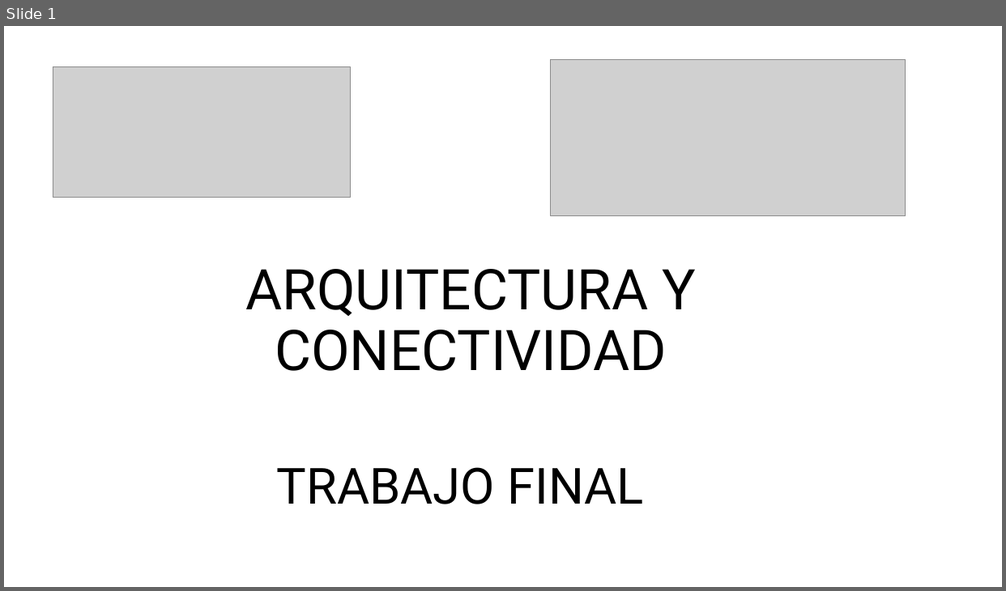
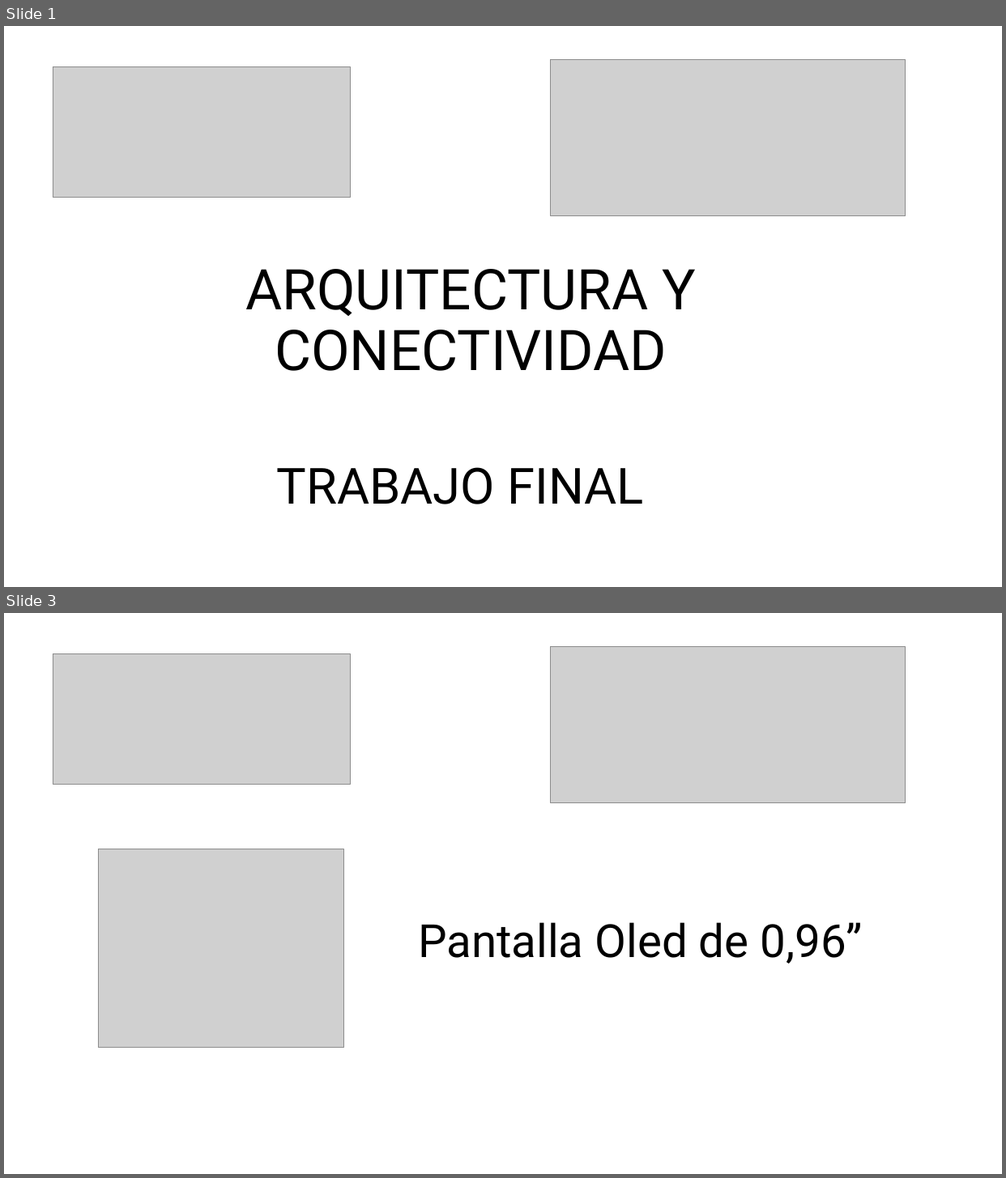
Before and after one commit to ISPC-TST-ARQUITECTURA-Y-CONECTIVIDAD/tareafinal-grupo-6, a slide deck: Presentación/Grupo4_PF.pptx. Shown one above the other, each under a label of ours: slide 1 before the commit, slides 1 and 3 after it; the slides between them are not shown. The pictures are 1006x591 and 1006x1178 pixels, drawn with LibreOffice and Linux fonts; fonts in the diff are those of the drawing; grey boxes stand for pictures. Boxes give left, top, right and bottom in pixels: in the first picture for what was removed or moved away, otherwise in the second. Text is boxed around its words. In the diff, an @@ line names an element or a change of style, - is before the commit and + after.

```diff
--- a/Presentación/Grupo4_PF.pptx
+++ b/Presentación/Grupo4_PF.pptx
@@ slide 3 added at (x1=4, y1=613, x2=1002, y2=1174), background #FFFFFF @@
@@ picture added at (x1=53, y1=653, x2=351, y2=785) @@
@@ picture added at (x1=551, y1=647, x2=906, y2=803) @@
@@ picture added at (x1=99, y1=850, x2=344, y2=1048) @@
@@ title added at (x1=418, y1=922, x2=863, y2=964), 44 pt, text #000000 @@
+Pantalla Oled de 0,96”
```
Also in this commit, not shown: 3 other slides added.
